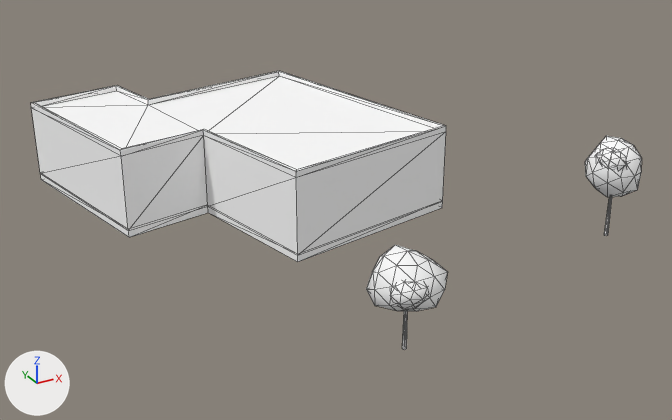
The glTF model cities/arlov-borggatan/pack/tiles/c-4_12.glb: old version first, new version second.
Before and after are seen from a 50 mm lens placed at (-253.6, 688.2, 44.6), pointed at (-211.7, 764.3, 6.5). Every picture has the same lights, and +X, +Y and +Z are marked at lower left. The first picture is the older version. Mesh edges are drawn as thin lines. Where no turn or scale is listed for an object, it has been applied to the vertices. Vertices at exactly the same position are counted once.

Names of what the first picture shows: 'SM_Building_w208669222', 'SM_Trees_-4_12'.
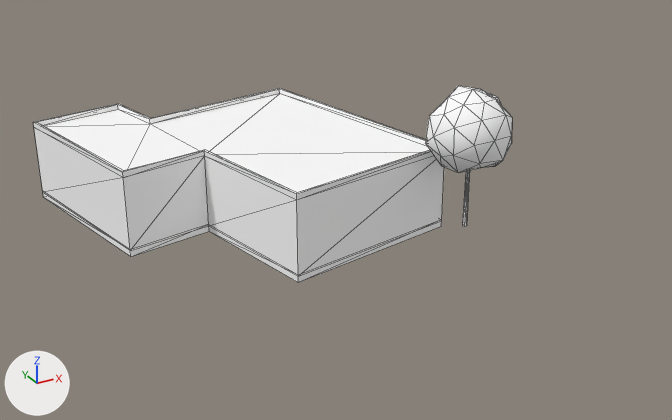
Changed parts and their boxes [x1, y1, x2, y2] in the pictures (672 x 420 px; the box of a moved part takes in the faces that stretch with it):
'SM_Building_w208669222', moved
    before: [31, 71, 446, 262]
    after: [33, 88, 444, 282]
'SM_Trees_-4_12', reshaped, moved, rescaled (68% narrower, 34% shorter)
    before: [366, 136, 642, 350]
    after: [425, 86, 512, 226]
part 1 of me_sm_trees__4_12, moved or reshaped
    before: [402, 311, 407, 350]
    after: [463, 170, 470, 226]
part 2 of me_sm_trees__4_12, added
    after: [425, 86, 512, 173]
part 3 of me_sm_trees__4_12, deleted
    before: [366, 136, 642, 311]

The change in detail:
me_sm_trees__4_12 is used by ob_sm_trees__4_12; location (-204.97, 743.67, 10.6); scale (16.9, 16.9, 16.9).
me_sm_trees__4_12 had 276 vertices, 504 faces and spanned x -1.0..1.0, y -0.41..0.41, z -0.29..0.29.
me_sm_trees__4_12 now has 138 vertices, 252 faces and spans x -0.61..0.61, y -0.57..0.57, z -1.0..1.0.
me_sm_trees__4_12 part 1: the loose piece of 12 vertices spanning x -0.84..-0.82, y -0.23..-0.21, z -0.29..-0.08 is scaled about its middle by (3.08, 3.06, 4.04), then moved by (0.84, 0.19, -0.38).
me_sm_trees__4_12 part 2: a new loose piece of 42 vertices spanning x -0.61..0.61, y -0.57..0.57, z -0.13..1.0, in mat_m_leaf (white #ffffff).
me_sm_trees__4_12 part 3: 7 loose pieces with 264 vertices, spanning x -1.0..1.0, y -0.41..0.41, z -0.29..0.29, are deleted.
Other edits to the shape of me_sm_trees__4_12 do not show in these pictures.
Object 'SM_Building_w208669222' (ob_sm_building_w208669222) moves from (-216.9, 777.57, 8.85) to (-216.9, 777.57, 6.61).
Object 'SM_Trees_-4_12' (ob_sm_trees__4_12) moves from (-204.97, 743.67, 10.6) to (-198.21, 760.76, 10.78).
Object 'SM_Trees_-4_12' (ob_sm_trees__4_12) is rescaled from (16.9, 16.9, 16.9) to (7.46, 7.46, 7.46).
